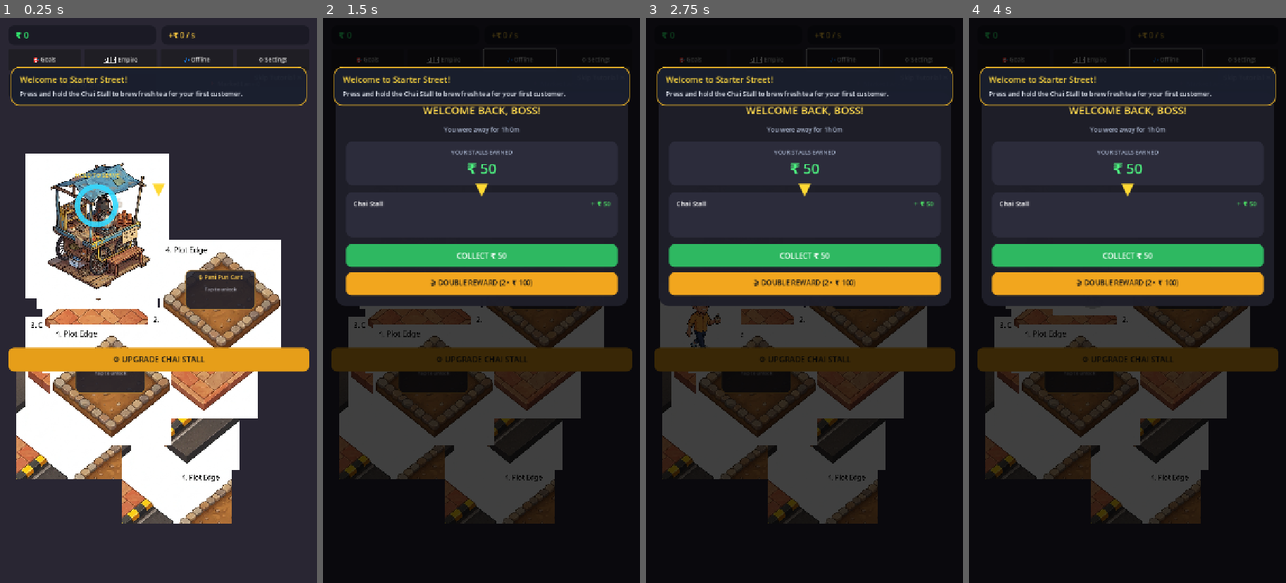
Above: before the commit, frames 1-4 (left to right).
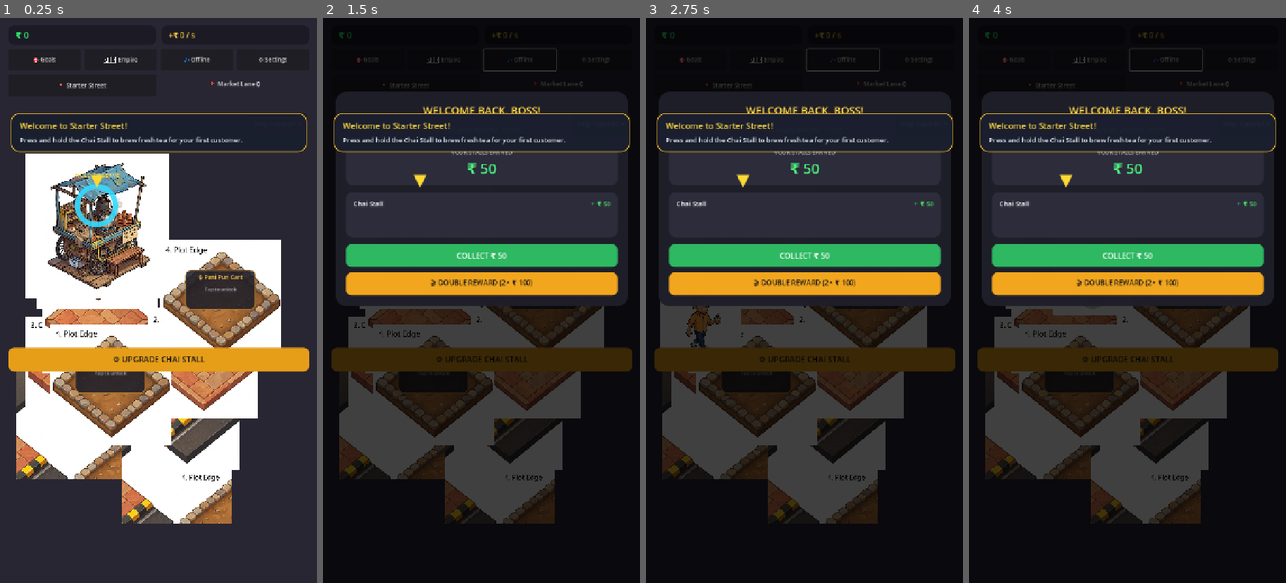
Above: after the commit, the same moments.

Repository: mohansharma916/tiny-business-empire-game
Game: Godot game, scene res://scenes/main_city.tscn
The game is run twice, just before and just after one commit, with the same random seed, the same clock (stepped at 60 frames per second) and the same inputs.
Inputs:
- Up to frame 1 (0.25 s): no input
- Up to frame 2 (1.5 s): click "💤 Offline" at 0.5 s; click "🎯 Goals" at 1.25 s
- Up to frame 3 (2.75 s): click "🏙️ Empire" at 2 s
- Up to frame 4 (4 s): click "📍 Starter Street" at 2.75 s; click "📍 Market Lane 🔒" at 3.5 s

The runs differ from the first frame. In frame 1, 2.5% of the frame differs, in the area x 3-97%, y 8-32%; in frame 2, 6.1%; in frame 3, 6.1%; in frame 4, 6.1%.
Error in both runs: Invalid access to property or key 'toggled' on a base object of type 'null instance'. (res://scripts/ui/settings_screen.gd:34)

Commit message:
refactor: update UI formatting to use UserSettings helpers and adjust tutorial layout and assets

Diff:
--- a/scenes/tutorial_overlay.tscn
+++ b/scenes/tutorial_overlay.tscn
@@ -44,7 +44,7 @@
 grow_vertical = 2
 mouse_filter = 2
 theme_override_constants/margin_left = 24
-theme_override_constants/margin_top = 110
+theme_override_constants/margin_top = 215
 theme_override_constants/margin_right = 24
 theme_override_constants/margin_bottom = 30
 
@@ -94,10 +94,10 @@
 [node name="HighlightPointer" type="Control" parent="."]
 layout_mode = 1
 anchors_preset = 0
-offset_left = 360.0
-offset_top = 440.0
-offset_right = 360.0
-offset_bottom = 440.0
+offset_left = 220.0
+offset_top = 400.0
+offset_right = 220.0
+offset_bottom = 400.0
 mouse_filter = 2
 
 [node name="ArrowLabel" type="Label" parent="HighlightPointer"]
--- a/scripts/ui/empire_overview_screen.gd
+++ b/scripts/ui/empire_overview_screen.gd
@@ -53,10 +53,15 @@
 	businesses_owned_label.text = "%d / 5" % owned_count
 
 	var inc: BigNumber = EconomyService.get_income_per_second()
-	income_rate_label.text = "₹ %s / s" % inc.to_formatted(false)
+	income_rate_label.text = UserSettings.format_rate(inc)
 
 	var lifetime: BigNumber = EconomyService.get_lifetime_earnings()
-	lifetime_label.text = "₹ %s" % lifetime.to_formatted(false)
+	lifetime_label.text = UserSettings.format_cash(lifetime)
 
-	city_level_label.text = "Starter Street (Lv. 1)"
-	expansion_desc.text = "Own 3 businesses and earn ₹ 50K lifetime cash to expand into Market Lane."
+	var market_unlocked: bool = EconomyService.is_location_unlocked("market_lane")
+	if market_unlocked:
+		city_level_label.text = "Market Lane (Lv. 2)"
+		expansion_desc.text = "Market Lane unlocked! You now control multiple business districts."
+	else:
+		city_level_label.text = "Starter Street (Lv. 1)"
+		expansion_desc.text = "Own 3 businesses and earn %s lifetime cash to expand into Market Lane." % UserSettings.format_cash(BigNumber.from_float(50000.0))
--- a/scripts/ui/objectives_screen.gd
+++ b/scripts/ui/objectives_screen.gd
@@ -145,7 +145,7 @@
 		btn.text = "Claimed ✓"
 		btn.disabled = true
 	elif current_val >= int(obj["target"]):
-		btn.text = "Claim ₹ %.0f" % float(obj["reward"])
+		btn.text = "Claim %s" % UserSettings.format_cash(BigNumber.from_float(float(obj["reward"])))
 		btn.pressed.connect(func(): _claim_objective(obj))
 	else:
 		btn.text = "In Progress"
--- a/scripts/ui/offline_earnings_screen.gd
+++ b/scripts/ui/offline_earnings_screen.gd
@@ -68,7 +68,7 @@
 		time_text += " (Max 2 hr cap reached)"
 
 	time_away_label.text = time_text
-	total_cash_label.text = "₹ %s" % _current_earned.to_formatted(false)
+	total_cash_label.text = UserSettings.format_cash(_current_earned)
 
 	# Populate breakdown list
 	for child in breakdown_list.get_children():
@@ -88,7 +88,7 @@
 
 		var val: BigNumber = per_business[b_id]
 		var val_lbl := Label.new()
-		val_lbl.text = "+ ₹ %s" % val.to_formatted(false)
+		val_lbl.text = "+ %s" % UserSettings.format_cash(val)
 		val_lbl.add_theme_color_override("font_color", Color(0.3, 0.9, 0.4))
 		val_lbl.add_theme_font_size_override("font_size", 15)
 
@@ -96,9 +96,9 @@
 		row.add_child(val_lbl)
 		breakdown_list.add_child(row)
 
-	collect_btn.text = "COLLECT ₹ %s" % _current_earned.to_formatted(false)
+	collect_btn.text = "COLLECT %s" % UserSettings.format_cash(_current_earned)
 	var double_val: BigNumber = _current_earned.multiply_scalar(2.0)
-	double_ad_btn.text = "🎬 DOUBLE REWARD (2× ₹ %s)" % double_val.to_formatted(false)
+	double_ad_btn.text = "🎬 DOUBLE REWARD (2× %s)" % UserSettings.format_cash(double_val)
 
 	_is_open = true
 	visible = true
--- a/scripts/ui/tutorial_overlay.gd
+++ b/scripts/ui/tutorial_overlay.gd
@@ -55,7 +55,7 @@
 			title_label.text = strings.get("step_1_title", "Welcome to Starter Street!")
 			desc_label.text = strings.get("step_1_desc", "Press and hold the Chai Stall to brew fresh tea for your first customer.")
 			next_btn.visible = false # Advances automatically on serve!
-			highlight_pointer.position = Vector2(360, 420)
+			highlight_pointer.position = Vector2(220, 400)
 			highlight_pointer.visible = true
 		2:
 			title_label.text = strings.get("step_2_title", "First Sale!")
Not shown, added: assets/placeholder/pani_puri_cart.png.import
Not shown, added: assets/placeholder/pani_puri_cart_level1.png.import
Not shown, added: assets/placeholder/pani_puri_cart_level2.png.import
Not shown, added: assets/placeholder/pani_puri_cart_level3.png.import
